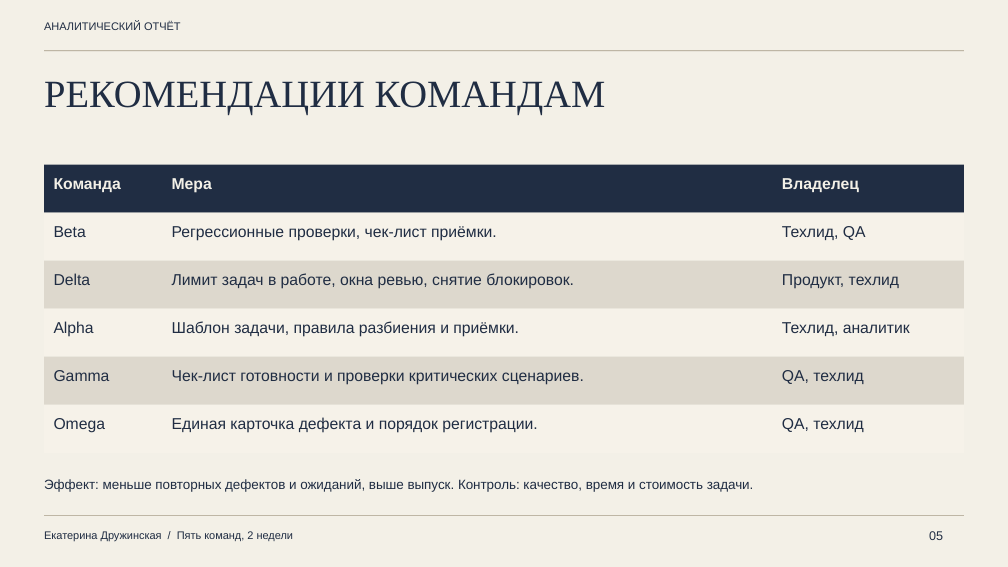
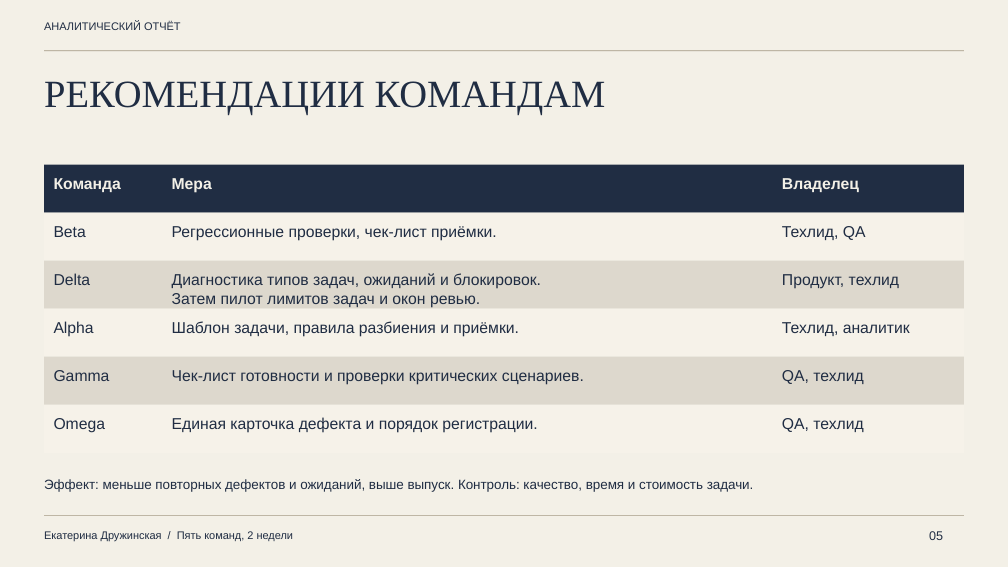
Before and after one commit to druzhinskaia/team-performance-analysis, a slide deck: slide 5 of files/02_presentation.pptx. Drawn at 1008x567 pixels with LibreOffice and Linux fonts; fonts in the diff are those of the drawing. Boxes give left, top, right and bottom in pixels: in the first picture for what was removed or moved away, otherwise in the second. Text is boxed around its words. In the diff, an @@ line names an element or a change of style, - is before the commit and + after.

```diff
--- a/files/02_presentation.pptx
+++ b/files/02_presentation.pptx
@@ text at (172,273,541,308): text changed @@
-Лимит задач в работе, окна ревью, снятие блокировок.
+Диагностика типов задач, ожиданий и блокировок.
+Затем пилот лимитов задач и окон ревью.
```
Also in this commit, not shown: 3 other slides changed, 17 other files.
